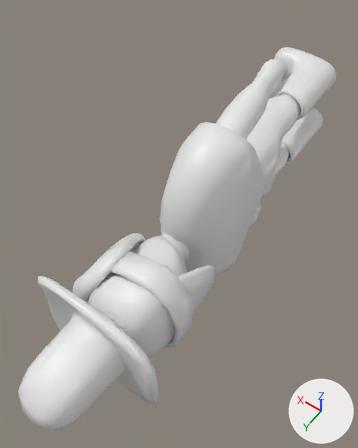
An edit to the FBX model Assets/Blender/characters/cowboy/FBX/GunslingerHilda.fbx, drawn before and after from the same camera.
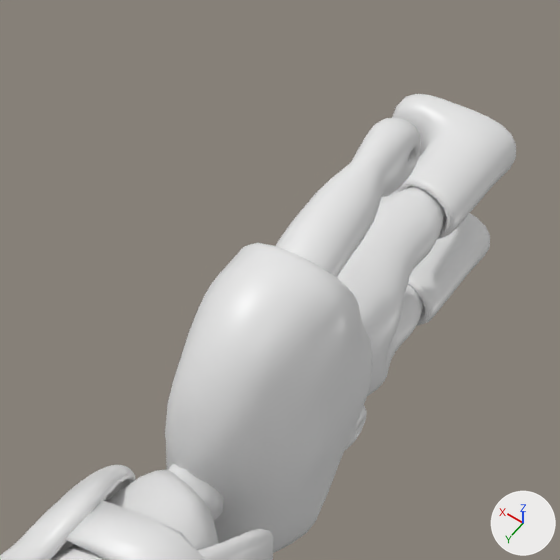
Each version is shown whole from a camera (50 mm lens) standing at (-3.29, 6.41, 7.97) and looking at (0.37, 1.29, -0.08), then close up on the part from 22% to 100% of the width and 0% to 63% of the height. Arrows for +X, +Y and +Z are at lower right; the lights stay in place. Where no turn or scale is listed for an object, it has been applied to the vertices.

Before the edit, the objects in view are built like this:
```python
me_cylinder_005 = bpy.data.meshes.new('Cylinder.005')
me_cylinder_005.from_pydata(...)  # 5342 vertices, 6910 faces; spans x -0.71..1.14, y -4.1..2.22, z -2.44..2.44
# faces by material slot: [2524, 825, 106, 3455]
me_cylinder_005.materials.append(mat_body)  # picture img_trainmanuvs_png
me_cylinder_005.materials.append(mat_shawl)  # picture img_shawluvs_png
me_cylinder_005.materials.append(mat_head)  # its picture is missing
me_cylinder_005.materials.append(mat_outline)  # white #e7e7e7
me_cylinder_008 = bpy.data.meshes.new('Cylinder.008')
me_cylinder_008.from_pydata(...)  # 115 vertices, 207 faces; spans x -1.09..0.4, y 2.8..3.38, z -1.06..1.06
# faces by material slot: [114, 93]
me_cylinder_008.materials.append(mat_outline)  # white #e7e7e7
me_cylinder_008.materials.append(mat_maskdark)  # white #e7e7e7
me_sphere_003 = bpy.data.meshes.new('Sphere.003')
me_sphere_003.from_pydata(...)  # 774 vertices, 1617 faces; spans x -0.96..0.68, y 1.95..4.18, z -0.97..0.96
# faces by material slot: [795, 822]
me_sphere_003.materials.append(mat_outline)  # white #e7e7e7
me_sphere_003.materials.append(mat_hair)  # black #000000
ob_cowboybody = bpy.data.objects.new('CowboyBody', me_cylinder_005)
ob_cowboybody.location = (0.0, 0.0, 0.0)
ob_hair = bpy.data.objects.new('Hair', me_sphere_003)
ob_hair.location = (0.0, 0.0, 0.0)
ob_masktie = bpy.data.objects.new('MaskTie', me_cylinder_008)
ob_masktie.location = (0.0, 0.0, 0.0)
# also in view: 'Mask' at (0.68, 2.98, 0.0); 'Head' at (-0.11, 2.95, 0.0)
```
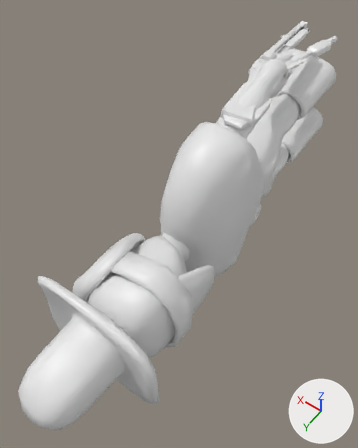
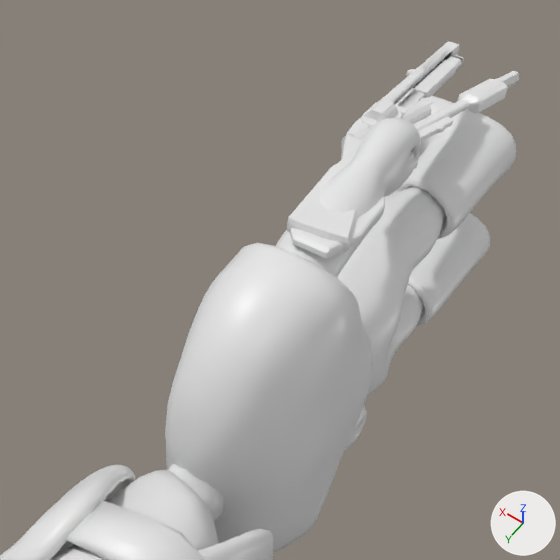
The newer file is also turned or shifted as a whole; pictures and numbers use the older file's frame.

What differs and where, as boxes (x1, y1, x2, y2) in the close-ups (560 x 560 px):
'Shotgun', added: after (287, 41, 464, 252)
    faces in mat_outline_002 (white #e7e7e7): (287, 41, 464, 252)
'Sniper', added: after (290, 71, 519, 259)
'Revolver', added: after (360, 68, 426, 164)
'Pump', added: after (414, 60, 457, 98)
'Scope', added: after (341, 98, 433, 147)
'Cylinder', added: after (364, 100, 398, 121)
'Hammer', added: after (359, 123, 368, 131)

What the commit changed:
Picture 'ShotgunSkin1.png' (img_shotgunskin1_png) is new.
Picture 'RevolverSkin1.png' (img_revolverskin1_png) is new.
Picture 'SniperSkin1.png' (img_sniperskin1_png) is new.
Material 'Outline.002' (mat_outline_002) is new.
Its base color is (0.8, 0.8, 0.8) (white #e7e7e7).
Its roughness is 0.4.
Material 'Material.001' (mat_material_001) is new.
Its texture is img_shotgunskin1_png.
Material 'Outline.001' (mat_outline_001) is new.
Its base color is (0.8, 0.8, 0.8) (white #e7e7e7).
Its roughness is 0.4.
Material 'Material' (mat_material) is new.
Its texture is img_revolverskin1_png.
Material 'Outline.003' (mat_outline_003) is new.
Its base color is (0.8, 0.8, 0.8) (white #e7e7e7).
Its roughness is 0.4.
Material 'Material.002' (mat_material_002) is new.
Its texture is img_sniperskin1_png.
Mesh me_cube_019 is new.
It has 56 vertices, 52 faces and spans x -0.073..0.15, y -0.406..0.408, z -0.088..0.088.
Faces by material slot: [26, 26].
It uses material mat_material_001 (picture img_shotgunskin1_png).
It uses material mat_outline_002 (white #e7e7e7).
Mesh me_cube_014 is new.
It has 894 vertices, 848 faces and spans x -0.35..0.51, y -1.34..0.52, z -0.15..0.1.
Faces by material slot: [424, 424].
It uses material mat_material (picture img_revolverskin1_png).
It uses material mat_outline_001 (white #e7e7e7).
Mesh me_cube_016 is new.
It has 140 vertices, 136 faces and spans x -0.159..0.134, y 0.154..0.441, z -0.126..0.174.
Faces by material slot: [68, 68].
It uses material mat_material (picture img_revolverskin1_png).
It uses material mat_outline_001 (white #e7e7e7).
Mesh me_cube_025 is new.
It has 480 vertices, 476 faces and spans x -0.221..0.257, y -0.653..0.594, z -0.176..0.184.
Faces by material slot: [238, 238].
It uses material mat_material_002 (picture img_sniperskin1_png).
It uses material mat_outline_003 (white #e7e7e7).
Mesh me_cube_015 is new.
It has 116 vertices, 96 faces and spans x -0.042..0.058, y -0.118..0.073, z -0.039..0.034.
Faces by material slot: [48, 48].
It uses material mat_material (picture img_revolverskin1_png).
It uses material mat_outline_001 (white #e7e7e7).
Mesh me_cube_018 is new.
It has 642 vertices, 524 faces and spans x -0.59..0.42, y -2.46..1.67, z -0.27..0.21.
Faces by material slot: [260, 264].
It uses material mat_material_001 (picture img_shotgunskin1_png).
It uses material mat_outline_002 (white #e7e7e7).
Mesh me_cube_021 is new.
It has 898 vertices, 856 faces and spans x -0.28..0.42, y -2.47..1.7, z -0.27..0.19.
Faces by material slot: [428, 428].
It uses material mat_material_002 (picture img_sniperskin1_png).
It uses material mat_outline_003 (white #e7e7e7).
Object 'Pump' (ob_pump) is new; it shows me_cube_019.
Its location is (0.35, -3.12, 1.85).
Object 'Revolver' (ob_revolver) is new; it shows me_cube_014.
Its location is (0.16, -1.8, 2.01).
Object 'Cylinder' (ob_cylinder) is new; it shows me_cube_016.
Its location is (0.44, -2.24, 1.97).
Object 'Scope' (ob_scope) is new; it shows me_cube_025.
Its location is (0.33, -1.97, 1.9).
Object 'Hammer' (ob_hammer) is new; it shows me_cube_015.
Its location is (0.46, -1.63, 2.02).
Object 'Shotgun' (ob_shotgun) is new; it shows me_cube_018.
Its location is (0.22, -1.49, 1.98).
Object 'Sniper' (ob_sniper) is new; it shows me_cube_021.
Its location is (-0.1, -1.4, 1.95).
